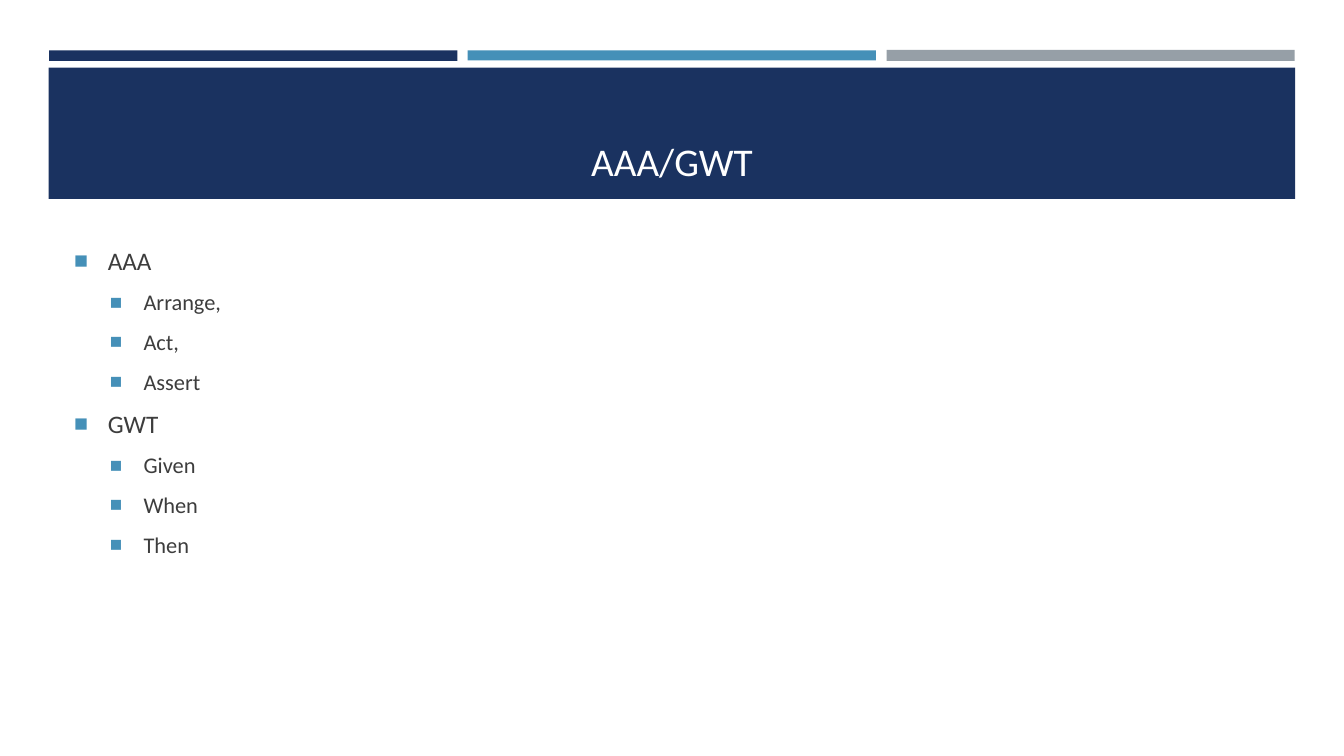
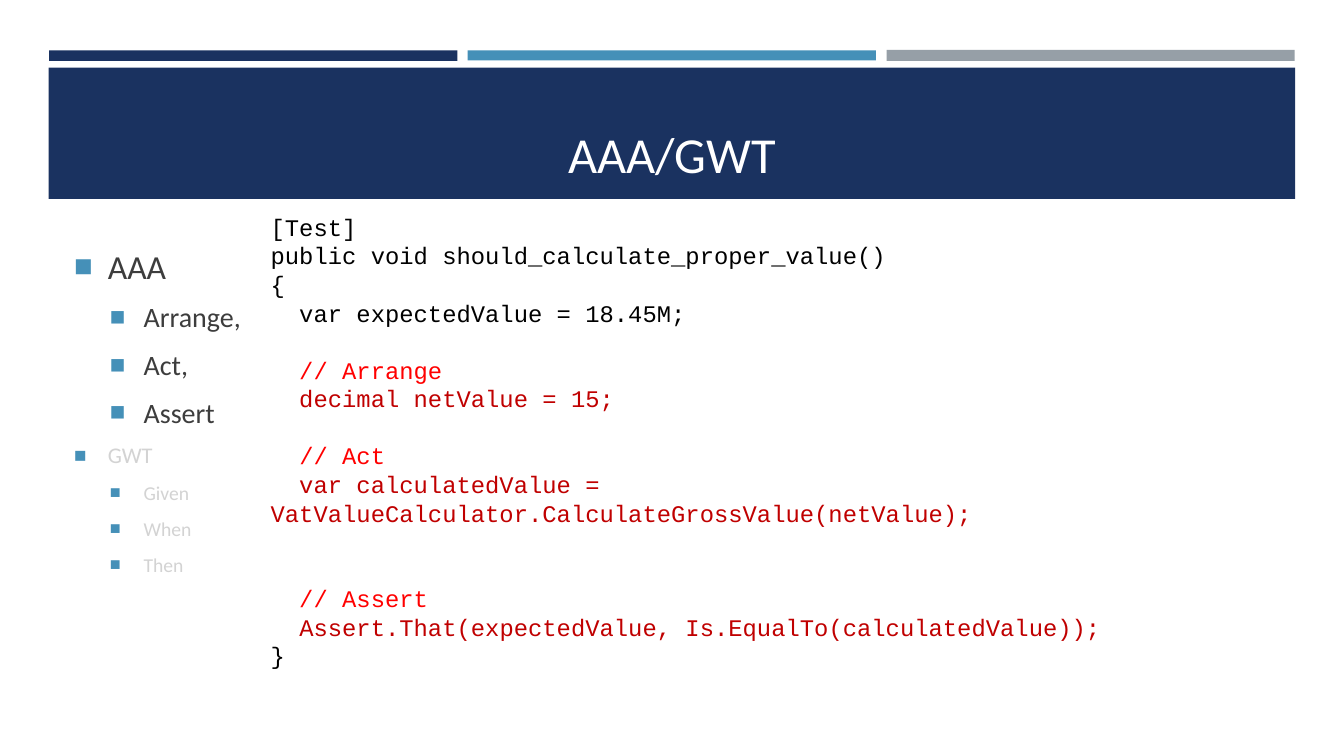
Before and after one commit to saamed/unit-test-workshops, a slide deck: slide 6 of docs/Testy jednostkowe.pptx. Drawn at 1344x756 pixels with LibreOffice and Linux fonts; fonts in the diff are those of the drawing. Boxes give left, top, right and bottom in pixels: in the first picture for what was removed or moved away, otherwise in the second. Text is boxed around its words. In the diff, an @@ line names an element or a change of style, - is before the commit and + after.

```diff
--- a/docs/Testy jednostkowe.pptx
+++ b/docs/Testy jednostkowe.pptx
@@ title "AAA/GWT" at (568, 138, 776, 175): size 28 to 36 pt @@
@@ text added at (271, 219, 1100, 641), 17 pt, text #C00000 @@
+[Test]
+public void should_calculate_proper_value()
+{
+var expectedValue = 18.45M;
+// Arrange
+decimal netValue = 15;
+// Act
+var calculatedValue = VatValueCalculator.CalculateGrossValue(netValue);
+// Assert
+Assert.That(expectedValue, Is.EqualTo(calculatedValue));
+}
@@ text "AAA" at (108, 257, 241, 572): size 18 to 24 pt in "AAA"; size 16 to 20 pt in "Arrange,", "Act,", "Assert"; size 18 to 16 pt in "GWT"; text colour #3D3D3D to #D3D3D3 in "GWT", "Given", "When", "Then"; size 16 to 14 pt in "Given", "When", "Then"; more space between paragraphs @@
```
Also in this commit, not shown: 7 other slides changed, 2 slides added.
